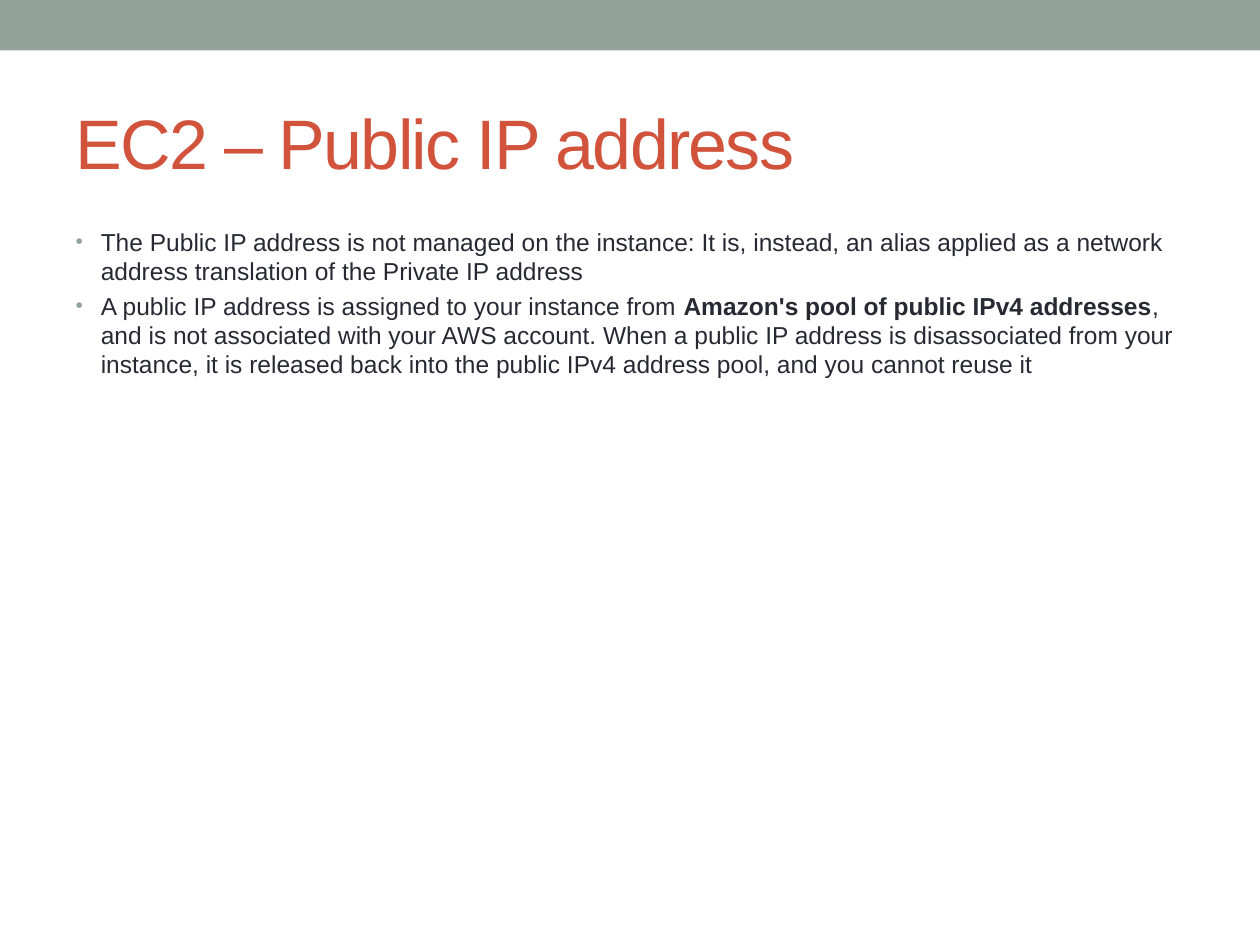
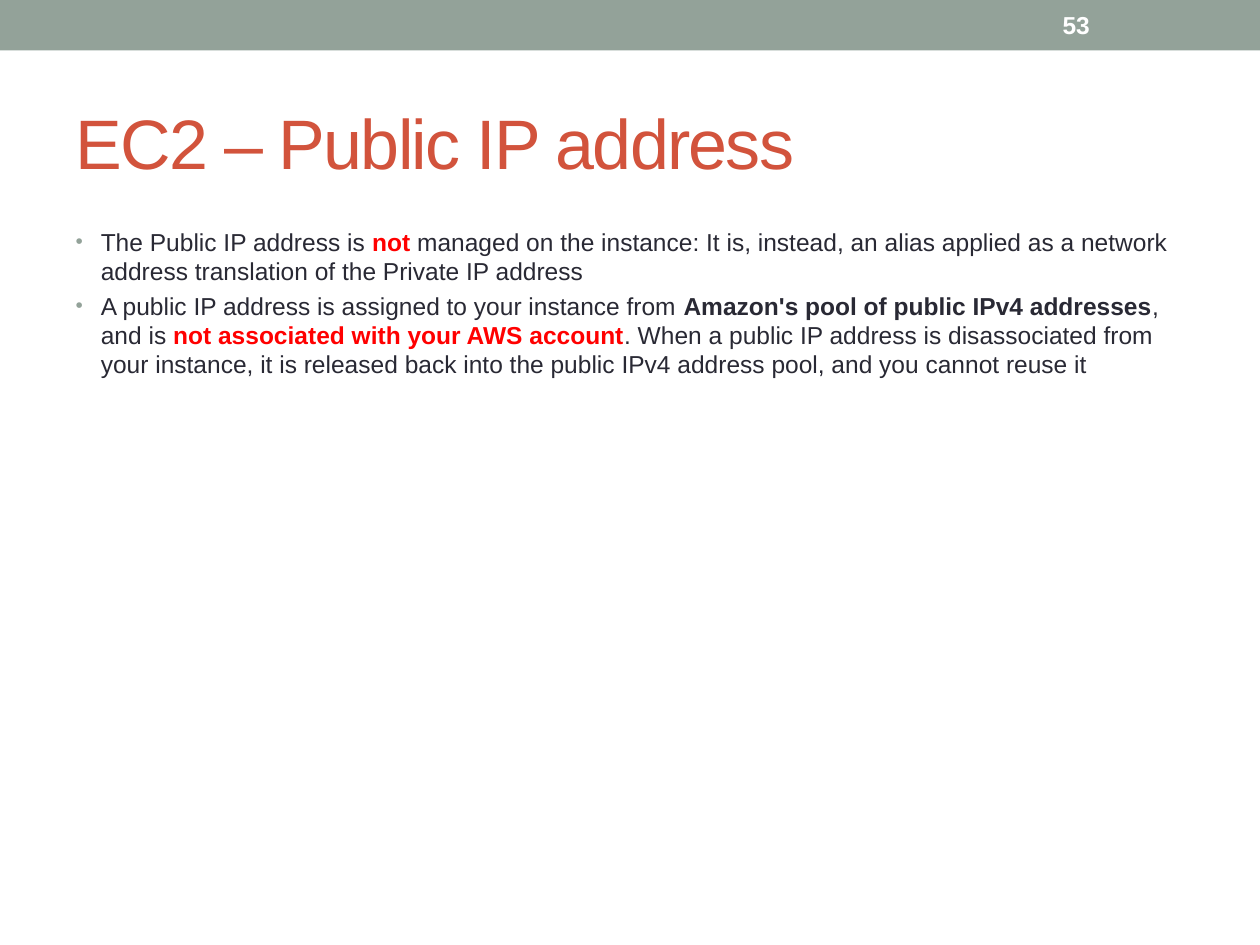
Before and after one commit to notionquest/ProjectDocumentation, a slide deck: slide 53 of AWS_Solution_Architect.pptx (slide 52 before the commit). Drawn at 1260x945 pixels with LibreOffice and Linux fonts; fonts in the diff are those of the drawing. Boxes give left, top, right and bottom in pixels: in the first picture for what was removed or moved away, otherwise in the second. Text is boxed around its words. In the diff, an @@ line names an element or a change of style, - is before the commit and + after.

```diff
--- a/AWS_Solution_Architect.pptx
+++ b/AWS_Solution_Architect.pptx
@@ page number added at (1063, 17, 1090, 34), 14 pt, text #FFFFFF, bold @@
+53
@@ text "The Public IP address is ..." at (101, 233, 1167, 378): text colour #292934 to #FF0000, bold on in "not", "not associated with your AWS account." @@
```
Also in this commit, not shown: 106 other slides changed, 4 slides added, 1 slide removed.
